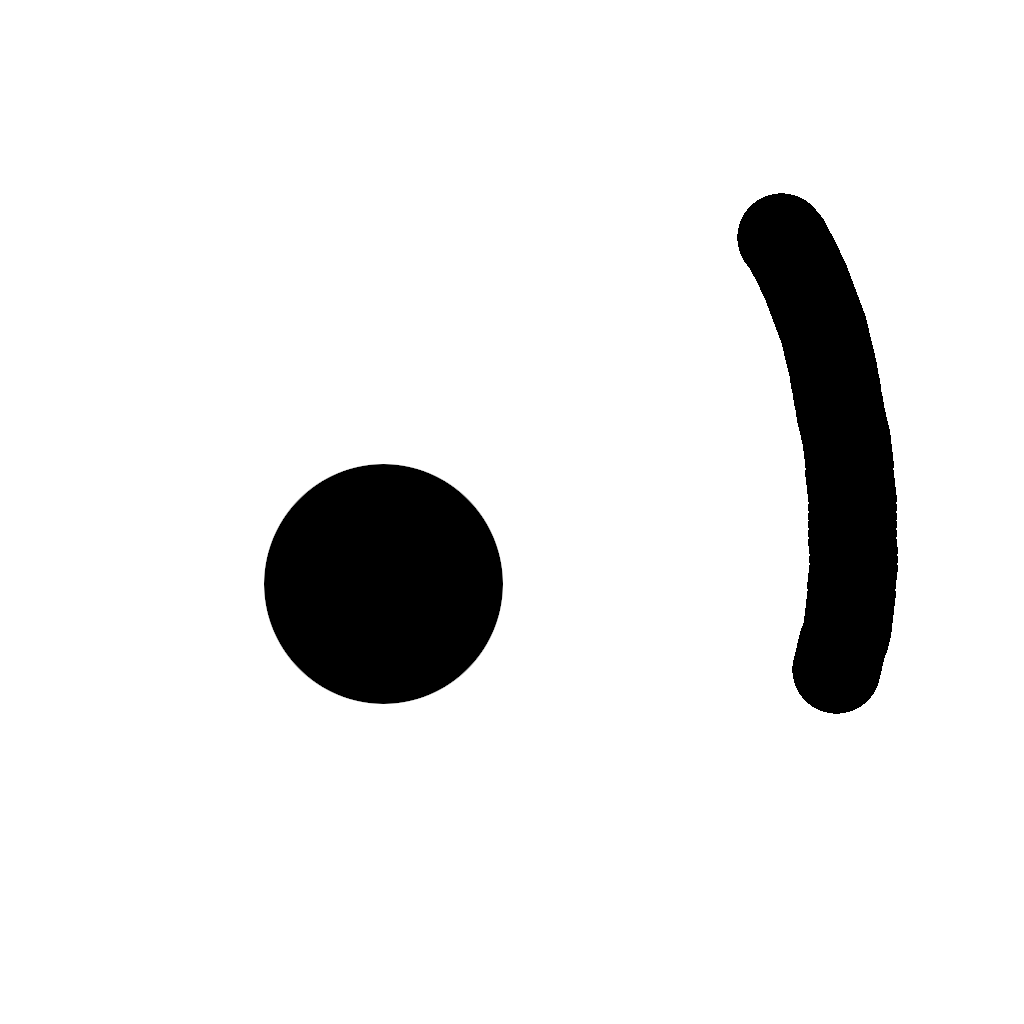
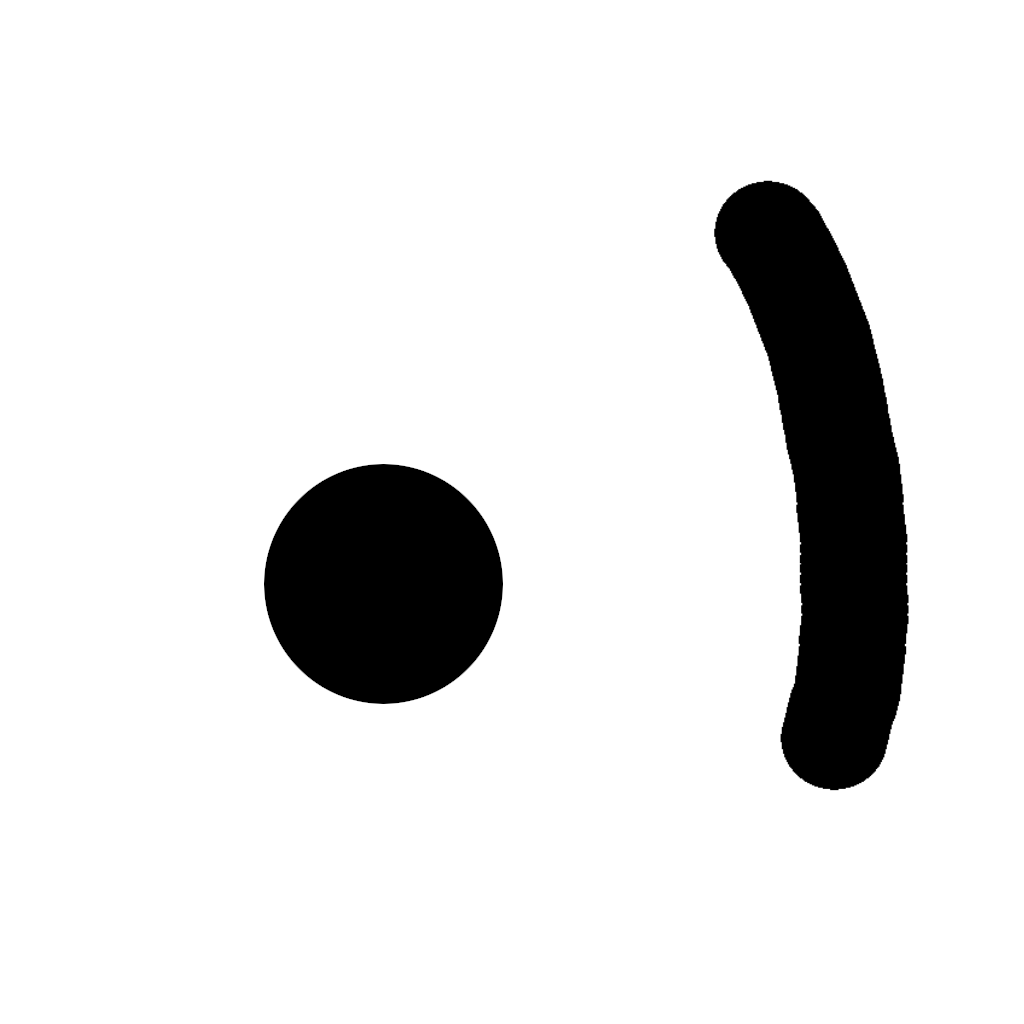
Layer changes from the first 1024 x 1024 image to the second:
added layer "Eingefügte Ebene" above "eye" over bbox(714, 180, 909, 791)
painted on "eye" over bbox(737, 193, 898, 714)
